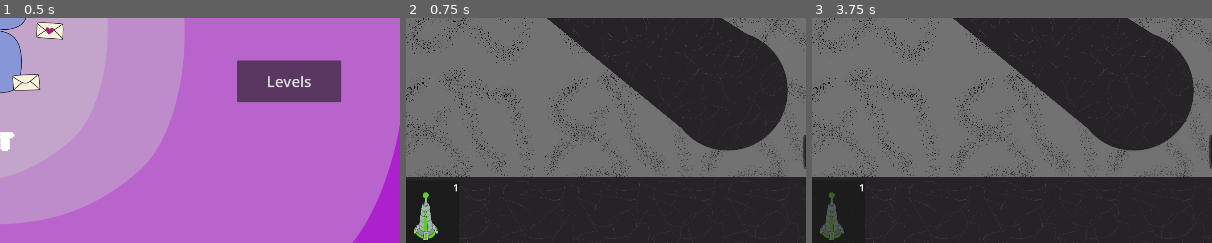
Above: before the commit, frames 1-3 (left to right).
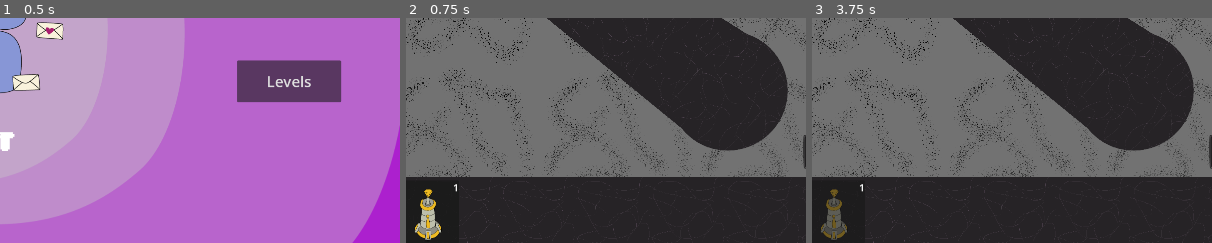
Above: after the commit, the same moments.

Repository: ryupold/ld59
Game: Godot game, scene res://scenes/main.tscn
The game is run twice, just before and just after one commit, with the same random seed, the same clock (stepped at 60 frames per second) and the same inputs. The engine's default icon, where the game draws it, is replaced by a stand-in: a white triangle on a blue panel in a dark square.
Inputs (mouse positions are % of the whole screen's width and height, from its top left):
- Up to frame 1 (0.5 s): no input
- Up to frame 2 (0.75 s): click "Start" at 0.5 s
- Up to frame 3 (3.75 s): click "Restart" at 1.25 s; click "Restart" at 2 s; click "Restart" at 2.75 s; click (26, 93) at 3.52 s
The pictures show only the part of the screen within x 39-89%, y 50-100%; the shares and areas given below are measured in that part.

Frame 1 is identical in both runs. In frame 2, 0.8% of the frame differs, in the area x 2-9%, y 76-99%; in frame 3, 0.6%.

Commit message:
Fix Tower order

Diff:
--- a/ld59-game/resources/all_towers.tres
+++ b/ld59-game/resources/all_towers.tres
@@ -12,5 +12,5 @@
 
 [resource]
 script = ExtResource("1_ugfgi")
-towers = Array[ExtResource("2_hpmw0")]([ExtResource("5_g5peo"), ExtResource("4_v7j8b"), ExtResource("7_c26ln"), ExtResource("3_hpmw0"), ExtResource("5_w5hlg"), ExtResource("8_ie0ql"), ExtResource("9_830xy")])
+towers = Array[ExtResource("2_hpmw0")]([ExtResource("5_g5peo"), ExtResource("4_v7j8b"), ExtResource("3_hpmw0"), ExtResource("5_w5hlg"), ExtResource("7_c26ln"), ExtResource("8_ie0ql"), ExtResource("9_830xy")])
 metadata/_custom_type_script = "uid://j8gggyuglixk"
